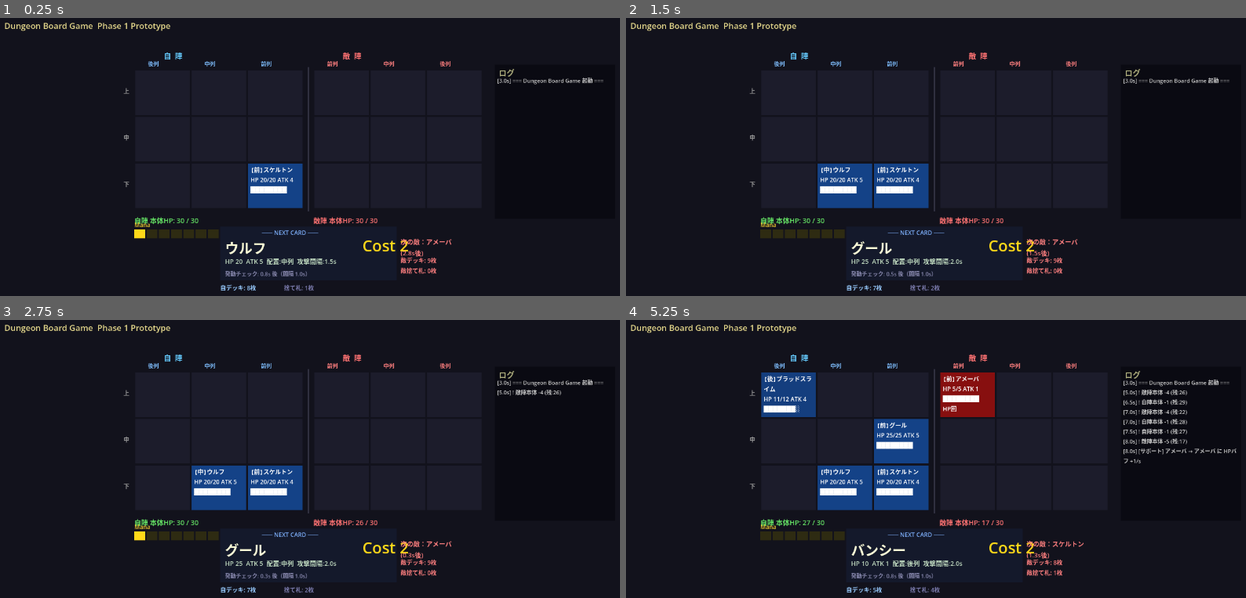
Above: before the commit, frames 1-4 (two rows, left to right).
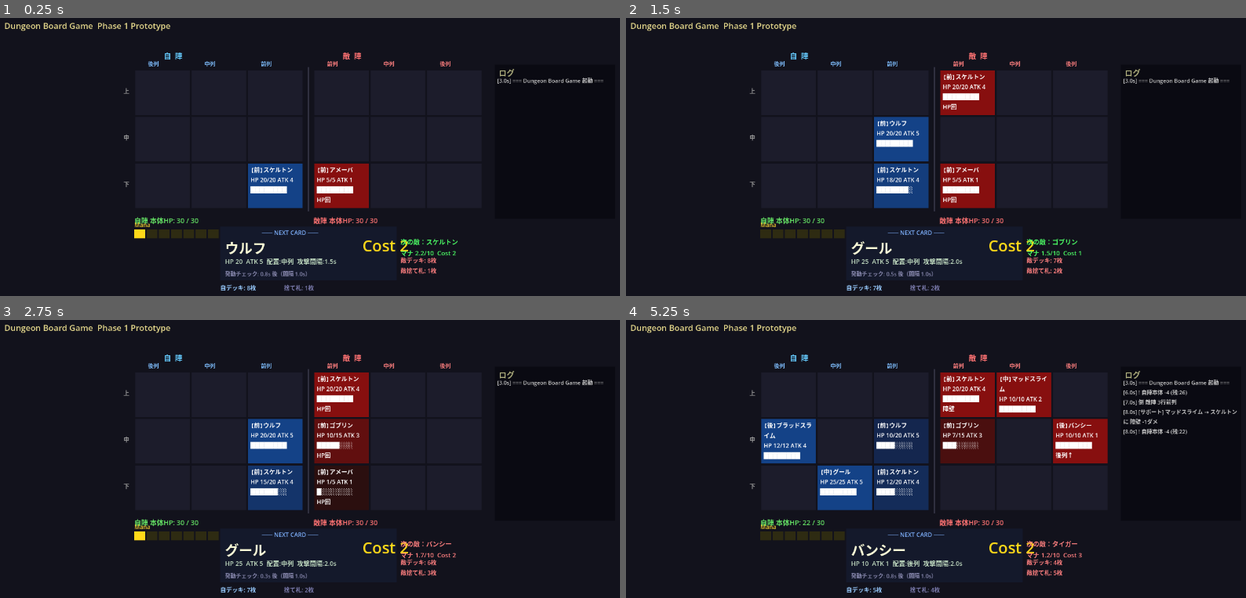
Above: after the commit, the same moments.

Repository: kazumak334-create/dungeon-board-game
Game: Godot game, scene res://scenes/Main.tscn
The game is run twice, just before and just after one commit, with the same random seed, the same clock (stepped at 60 frames per second) and the same inputs.
Inputs:
- Up to frame 1 (0.25 s): no input
- Up to frame 2 (1.5 s): tap Enter at 0.5 s
- Up to frame 3 (2.75 s): tap Space at 2 s
- Up to frame 4 (5.25 s): tap Enter at 3.5 s

The runs differ from the first frame. In frame 1, 1.7% of the frame differs, in the area x 50-74%, y 52-92%; in frame 2, 5.9%; in frame 3, 8.5%; in frame 4, 11%, in the area x 21-99%, y 18-92%.

Commit message:
feat: 敵AIにマナシステムを実装（プレイヤーと対称）
固定3.5s間隔スポーンを廃止し、プレイヤーと同じ
マナ蓄積（1.0/s・最大10）＋1秒チェック間隔方式に変更。
コスト不足時はマナが溜まるまで先頭カードで待機。
UI: 敵次カード表示をspawn_timer→マナ/10+Cost表示に変更。

Co-Authored-By: Claude Sonnet 4.6 <noreply@anthropic.com>

Diff:
--- a/scripts/EnemyAI.gd
+++ b/scripts/EnemyAI.gd
@@ -2,8 +2,11 @@
 class_name EnemyAI
 extends Node
 
-var spawn_timer: float = 3.0
-const SPAWN_INTERVAL: float = 3.5
+var mana: float = 3.0
+const MANA_MAX: float = 10.0
+const MANA_REGEN: float = 1.0
+var check_interval: float = 1.0
+var _check_timer: float = 0.0
 
 var enemy_deck: Array = []
 var enemy_discard: Array = []
@@ -112,11 +115,20 @@
 	return next_card
 
 func process_ai(delta: float, board: Node) -> void:
-	spawn_timer -= delta
-	if spawn_timer <= 0.0:
-		spawn_timer = SPAWN_INTERVAL
-		if next_card != null:
-			board.place_unit(1, next_card)
-			enemy_deck.remove_at(0)          # 山札から消費
-			enemy_discard.append(next_card)  # 捨て札へ
-		_pick_next_card()  # 次の召喚カードを事前決定
+	mana = min(MANA_MAX, mana + MANA_REGEN * delta)
+
+	_check_timer -= delta
+	if _check_timer > 0.0:
+		return
+	_check_timer = check_interval
+
+	if next_card == null:
+		return
+	if mana < next_card.cost:
+		return  # マナが足りるまで先頭で待機
+
+	mana -= next_card.cost
+	board.place_unit(1, next_card)
+	enemy_deck.remove_at(0)
+	enemy_discard.append(next_card)
+	_pick_next_card()
--- a/scripts/Main.gd
+++ b/scripts/Main.gd
@@ -515,7 +515,11 @@
 	# 次の敵カード
 	var enemy_next = enemy_ai.get_next_card()
 	if enemy_next != null:
-		enemy_next_label.text = "次の敵：%s\n(%.1fs後)" % [enemy_next.unit_name, enemy_ai.spawn_timer]
+		var cost_ok: bool = enemy_ai.mana >= enemy_next.cost
+		enemy_next_label.modulate = Color(0.3, 1.0, 0.4) if cost_ok else Color(1.0, 0.5, 0.5)
+		enemy_next_label.text = "次の敵：%s\nマナ %.1f/10  Cost %d" % [
+			enemy_next.unit_name, enemy_ai.mana, enemy_next.cost
+		]
 	else:
 		enemy_next_label.text = ""
 
